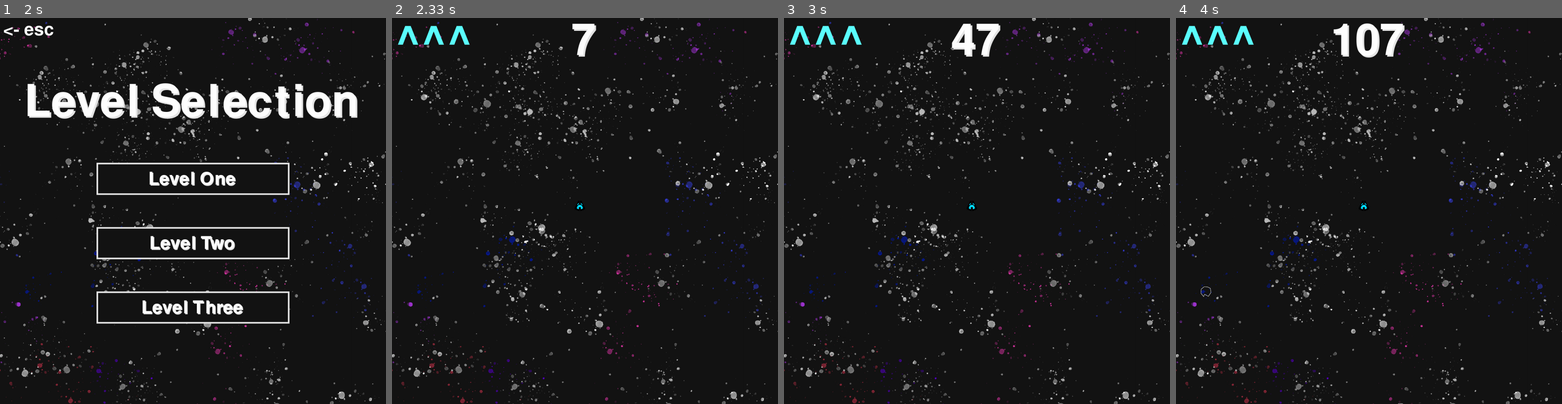
Above: before the commit, frames 1-4 (left to right).
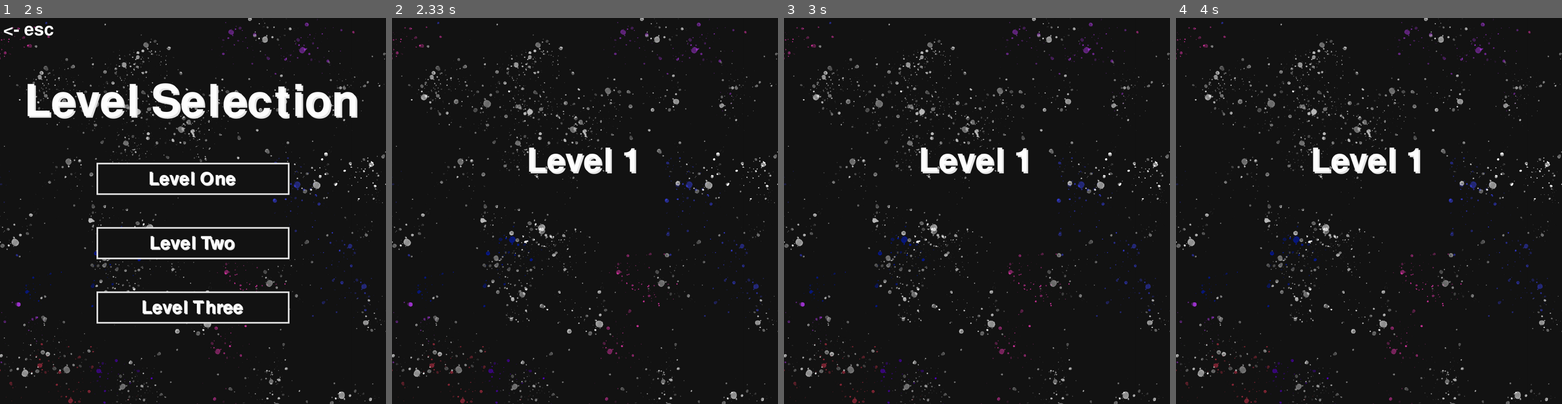
Above: after the commit, the same moments.

Repository: Lucas-117/GameDesign2021
Game: pygame game, started from Meteors.py
Two runs of this game, one before a commit and one after it. Both use one fixed random seed, a clock stepped at 60 frames per second and the inputs below.
Inputs:
- Up to frame 1 (2 s): click "View Scores" at 0.38 s; click "Start Game" at 1.88 s
- Up to frame 2 (2.33 s): click "Level One" at 2.22 s
- Up to frame 3 (3 s): no input
- Up to frame 4 (4 s): no input

Frame 1 is identical in both runs. In frame 2, 1.6% of the frame differs, in the area x 1-64%, y 1-50%; in frame 3, 1.9%; in frame 4, 2.2%, in the area x 1-64%, y 1-100%.

Commit message:
only missing the print score func

Diff:
--- a/Meteor Scoreboard.txt
+++ b/Meteor Scoreboard.txt
@@ -1,3 +1,9 @@
 
 LJW		6/24/2021	Thursday		405
 LJW		6/24/2021	Thursday		645
+LJW		6/25/2021	Friday		196531
+LJW		6/25/2021	Friday		165
+EER		6/25/2021	Friday		5320
+EER		6/25/2021	Friday		25476
+EER		6/25/2021	Friday		440315
+LJW		6/25/2021	Friday		28106
--- a/Meteors.py
+++ b/Meteors.py
@@ -1,5 +1,5 @@
 # Lucas Williams
-# creating an asteroids rip off
+# creating an asteroids style game
 from typing import Text
 import pygame, math, random, sys, datetime, os, time
 
@@ -43,13 +43,13 @@
 #variables for text
 win= pygame.display.set_mode((WIDTH, HEIGHT))
 testingvar=" "
-Wbox=300
+Wbox=300# standard size for letter boxes
 Hbox=50
-half_WIDTH=WIDTH/2
+half_WIDTH=WIDTH/2 # for ease of use
 half_HEIGHT=HEIGHT/2
 background_x=-600
-background_y=-600
-BG=pygame.image.load("Meteor Images\\background.jpg")
+background_y=-600# default postion due to the size of the background image
+BG=pygame.image.load("Meteor Images\\background.jpg")# loads the custom made images
 PI=pygame.image.load("Meteor Images\\Player Icon.png")
 M_128=pygame.image.load("Meteor Images\\M_128.png")
 M_64=pygame.image.load("Meteor Images\\M_64.png")
@@ -123,32 +123,26 @@
                 if event.type == pygame.MOUSEBUTTONDOWN:
                     mx,my= pygame.mouse.get_pos()
                     if rect1a.collidepoint((mx,my)):#tells what level picked, hit escape to leave the selection screen
+                        dis_message("Level 1")
                         gameover = False
-                        mainFunc(gameover, count, score)
-                        # testingvar="Level 1"
-                        # background()
-                        # text = TitleFont.render(testingvar, 1, FADED)
-                        # screen.blit(text, (WIDTH/2 - text.get_width()/2, round(HEIGHT/6)))
-                        # text = TitleFont.render(testingvar, 1, WHITE)
-                        # screen.blit(text, ((WIDTH/2 - text.get_width()/2)-5, (round(HEIGHT/6))-5))
-                        # pygame.display.update()
+                        lives = 3
+                        score = 0
+                        mainFunc(gameover, count, score, lives)
                         pygame.time.delay(1000)
                     if rect2a.collidepoint((mx,my)):
-                        testingvar="Level 2"
-                        background()
-                        text = TitleFont.render(testingvar, 1, FADED)
-                        screen.blit(text, (WIDTH/2 - text.get_width()/2, round(HEIGHT/6)))
-                        text = TitleFont.render(testingvar, 1, WHITE)
-                        screen.blit(text, ((WIDTH/2 - text.get_width()/2)-5, (round(HEIGHT/6))-5))
+                        dis_message("Level 2")
+                        gameover = False
+                        lives = 2
+                        score = 5000
+                        mainFunc(gameover, count, score, lives)
                         pygame.display.update()
                         pygame.time.delay(1000)
                     if rect3a.collidepoint((mx,my)):
-                        testingvar="Level 3"
-                        background()
-                        text = TitleFont.render(testingvar, 1, FADED)
-                        screen.blit(text, (WIDTH/2 - text.get_width()/2, round(HEIGHT/6)))
-                        text = TitleFont.render(testingvar, 1, WHITE)
-                        screen.blit(text, ((WIDTH/2 - text.get_width()/2)-5, (round(HEIGHT/6))-5))
+                        dis_message("Level 3")
+                        gameover = False
+                        lives = 1
+                        score = 10000
+                        mainFunc(gameover, count, score, lives)
                         pygame.display.update()
                         pygame.time.delay(1000)
                 if KB[pygame.K_ESCAPE]:
@@ -160,7 +154,7 @@
         self.img = PI
         self.w = self.img.get_width()
         self.h = self.img.get_height()
-        self.x = half_WIDTH - (self.w/2) #may need to remove the centering parts later
+        self.x = half_WIDTH - (self.w/2) #defining properties of the character
         self.y = half_HEIGHT - (self.h/2)
         self.angle = 0
         self.rotatedSurf = pygame.transform.rotate(self.img, self.angle)
@@ -175,7 +169,7 @@
         #win.blit(self.img, [self.x, self.y, self.w, self.h])
         win.blit(self.rotatedSurf, self.rotatedRect)
 
-    def turnLeft(self):
+    def turnLeft(self): #def the movement of the spaceship
         self.angle += 5
         self.rotatedSurf = pygame.transform.rotate(self.img, self.angle)
         self.rotatedRect = self.rotatedSurf.get_rect()
@@ -333,16 +327,15 @@
             if KB[pygame.K_RETURN]:
                 check=False
                 break
-
+def printScores():
+    print("hello")
 
 player = Player()
 playerBullets = []
 asteroids = []
 initials= []
 count = 0
-score = 0
-def mainFunc(gameover,count,score):
-    lives = 3
+def mainFunc(gameover,count,score,lives):
     while not gameover:
         clock.tick(60)
         count += 1
@@ -409,6 +402,7 @@
                 fileWrite.write(str(x))
             fileWrite.write(line)
             fileWrite.close()
+            initials=[]
             gameover=True
 
 
@@ -487,7 +481,7 @@
                 if rect1a.collidepoint((mx,my)):
                     levelsmenu()
                 if rect2a.collidepoint((mx,my)):
-                    print("hello")
+                    printScores()
                     #call main function
                     #mainFunc()
                 if rect3a.collidepoint((mx,my)):
